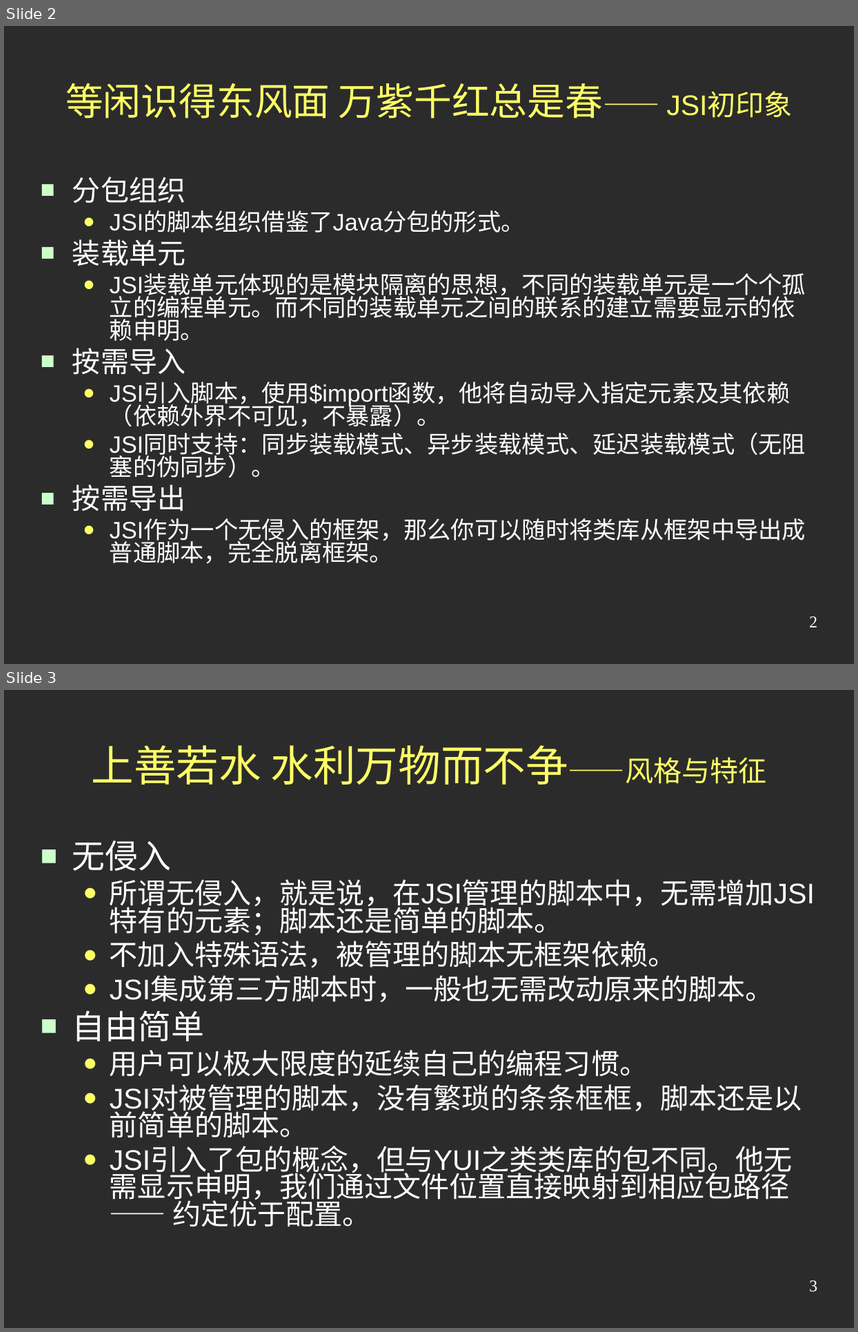
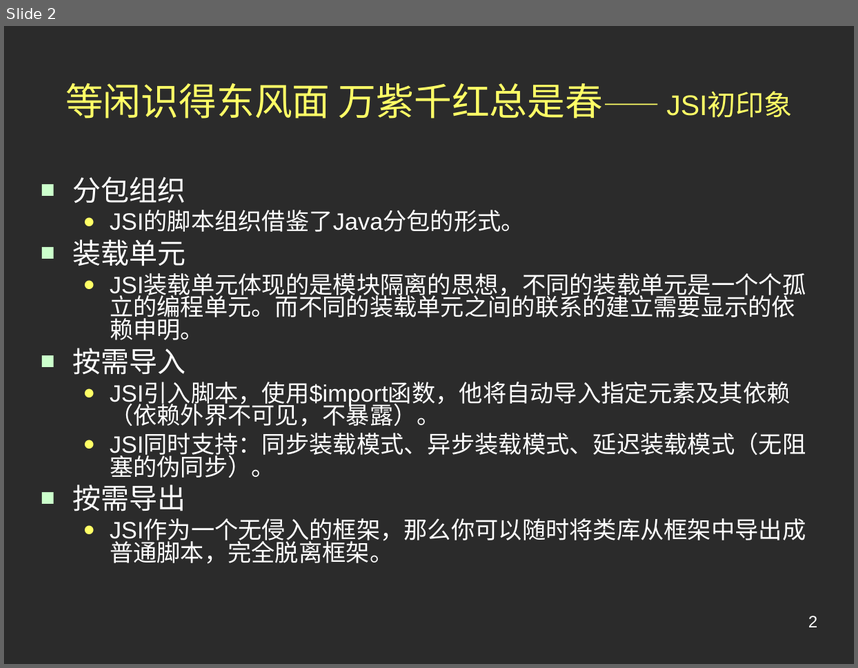
Before and after one commit to austgl/jsi, a slide deck: JSI2/web/doc/Preview2.ppt. Shown one above the other, each under a label of ours: slides 2 and 3 before the commit, slide 2 after it. The pictures are 858x1332 and 858x668 pixels, drawn with LibreOffice and Linux fonts; fonts in the diff are those of the drawing; background and template pictures are left out; a plain dark background stands for a picture behind light text. Boxes give left, top, right and bottom in pixels: in the first picture for what was removed or moved away, otherwise in the second. Text is boxed around its words. In the diff, an @@ line names an element or a change of style, - is before the commit and + after.

```diff
--- a/JSI2/web/doc/Preview2.ppt
+++ b/JSI2/web/doc/Preview2.ppt
@@ slide 3 removed at (x1=4, y1=690, x2=854, y2=1328), background picture (left out) @@
@@ title removed at (x1=92, y1=745, x2=767, y2=785) @@
-上善若水 水利万物而不争——风格与特征
@@ text removed at (x1=72, y1=840, x2=815, y2=1227) @@
-■ 无侵入
-  ● 所谓无侵入，就是说，在JSI管理的脚本中，无需增加JSI特有的元素；脚本还是简单的脚本。
-  ● 不加入特殊语法，被管理的脚本无框架依赖。
-  ● JSI集成第三方脚本时，一般也无需改动原来的脚本。
-■ 自由简单
-  ● 用户可以极大限度的延续自己的编程习惯。
-  ● JSI对被管理的脚本，没有繁琐的条条框框，脚本还是以前简单的脚本。
-  ● JSI引入了包的概念，但与YUI之类类库的包不同。他无需显示申明，我们通过文件位置直接映射到相应包路径—— 约定优于配置。
@@ page number removed at (x1=809, y1=1280, x2=818, y2=1292) @@
-3
@@ slide 2 changed as well @@
@@ page number at (x1=809, y1=615, x2=818, y2=627): font Times New Roman to Arial; indent changed @@
```
Also in this commit, not shown: 5 other slides changed, 1 other slide removed.
